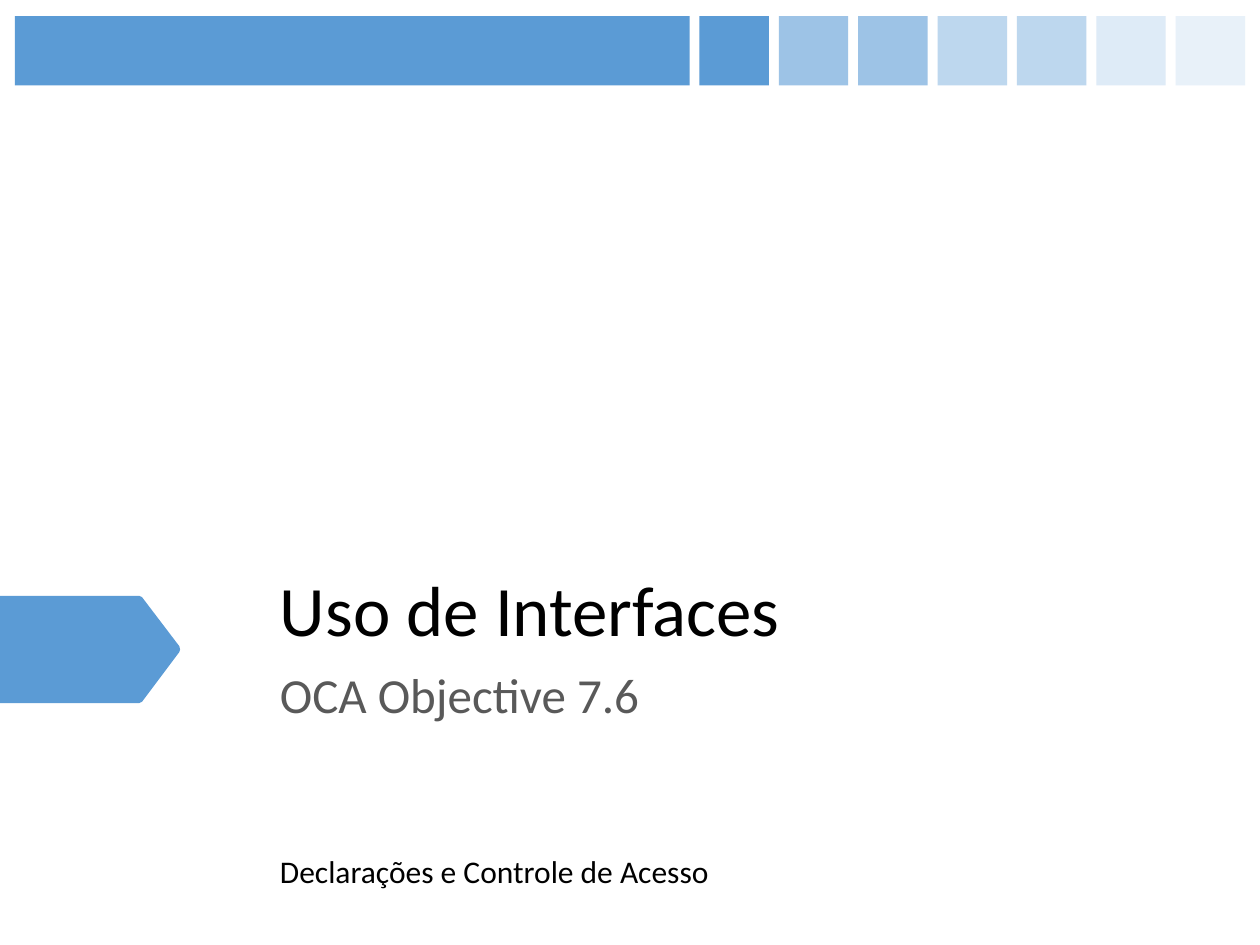
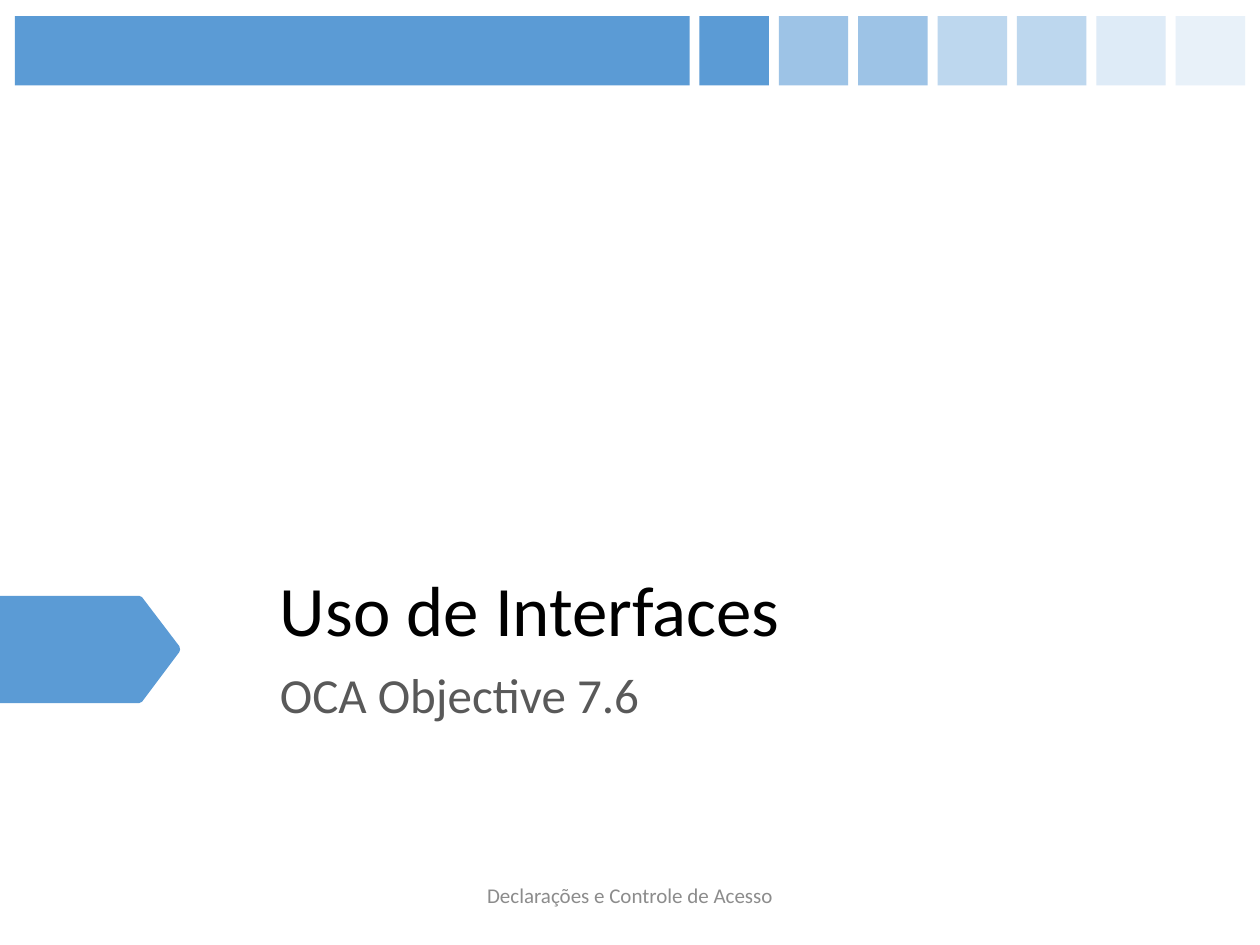
Before and after one commit to figueiredojrr/treinamentoJavaSeOcaAgosto, a slide deck: slide 19 of TreinamentoJavaSeOca/documentos/apresentação/OCA.pptx. Drawn at 1260x945 pixels with LibreOffice and Linux fonts; fonts in the diff are those of the drawing. Boxes give left, top, right and bottom in pixels: in the first picture for what was removed or moved away, otherwise in the second. Text is boxed around its words. In the diff, an @@ line names an element or a change of style, - is before the commit and + after.

```diff
--- a/TreinamentoJavaSeOca/documentos/apresentação/OCA.pptx
+++ b/TreinamentoJavaSeOca/documentos/apresentação/OCA.pptx
@@ text "Declarações e Controle de Acesso": place and size @@
-text "Declarações e Controle de Acesso" at (280,861,708,889)
+text "Declarações e Controle de Acesso" at (487,888,773,907)
@@ text "Declarações e Controle de Acesso" at (487,888,773,907): size 18 to 12 pt, text colour #000000 to #8C8C8C; alignment left to centre @@
```
Also in this commit, not shown: 14 other slides changed, 1 slide added.
